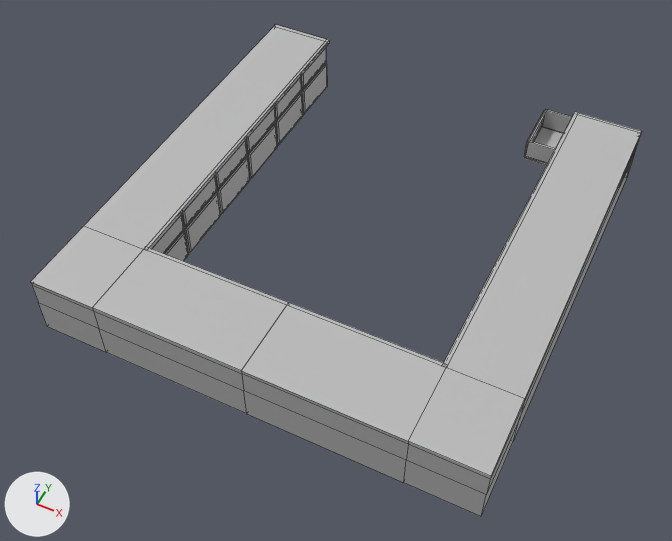
An edit to the FBX model Assets/Models/Static Mesh/STM_KitchenBench.fbx, drawn before and after from the same camera.
The view is the same before and after, from a 50 mm camera at (3.56, -9.37, 8.7) aimed at (-0.06, -2.13, -0.35). The lights are fixed; the arrows at lower left show +X, +Y and +Z. Mesh edges are drawn as thin lines. Where no turn or scale is listed for an object, it has been applied to the vertices. Vertices at the same position are counted once.

The scene before the commit, as lines of its bpy script (objects in view):
```python
me_mesh = bpy.data.meshes.new('Mesh')
me_mesh.from_pydata(...)  # 478 vertices, 448 faces; spans x -2.85..2.85, y -2.92..2.98, z -0.37..0.48
me_mesh.materials.append(mat_lambert1)  # grey #bcbcbc
# before: 463 (1.52, 2.9, 0.12) at pixel (541, 126), 465 (1.52, 2.17, 0.12) at pixel (525, 157), 467 (2.85, 2.17, 0.12) at pixel (619, 186), 469 (2.85, 2.9, 0.12) at pixel (633, 154), 472 (2.85, 2.17, 0.14) at pixel (620, 185)
# before: 474 (1.52, 2.17, 0.14) at pixel (525, 156), 475 (1.52, 2.9, 0.14) at pixel (542, 126), 477 (2.85, 2.9, 0.14) at pixel (634, 153)
ob_pcube62 = bpy.data.objects.new('pCube62', me_mesh)
ob_pcube62.location = (0.0, -1.62, 0.0)
```
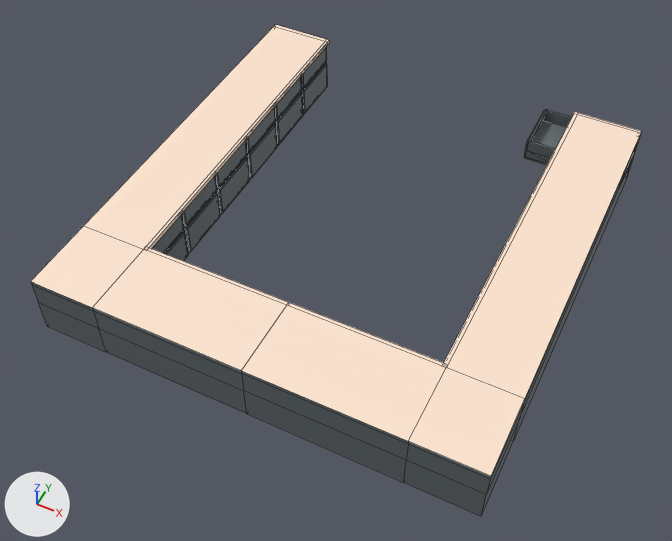
Pixel boxes (x1, y1, x2, y2) of what changed, in the pictures (672 x 541 px; the box of a moved part takes in the faces that stretch with it):
part 1 of me_mesh, moved or reshaped: before (531, 111, 633, 181); after (531, 111, 635, 183)
part 2 of me_mesh, recoloured: (31, 47, 641, 516) in both
part 3 of me_mesh, recoloured (grey to beige): (30, 25, 641, 476) in both

Diff of the bpy script that builds the scene:
```diff
--- a/Assets/Models/Static Mesh/STM_KitchenBench.fbx.py
+++ b/Assets/Models/Static Mesh/STM_KitchenBench.fbx.py
@@ mat_envgold_1 @@
+mat_envgold_1 = principled_material('EnvGold_1')
+mat_envgold_1.base_color = (1.0, 0.79, 0.64)  # beige #ffe6d1
@@ mat_envgray_5 @@
+mat_envgray_5 = principled_material('EnvGray_5')
+mat_envgray_5.base_color = (0.132, 0.157, 0.172)  # grey #666e73
@@ me_mesh @@
 # used by ob_pcube62; location = (0.0, -1.62, 0.0)
 # verts and faces of me_mesh; kept vertices keep their numbers, new ones are numbered from 478
-me_mesh.from_pydata(...)  # 478 vertices, 448 faces; spans x -2.85..2.85, y -2.92..2.98, z -0.37..0.48
+me_mesh.from_pydata(...)  # 480 vertices, 448 faces; spans x -2.85..2.85, y -2.92..2.98, z -0.37..0.48
+# me_mesh part 1
+delete_faces([(467, 469, 477, 472), (463, 475, 477, 469), (472, 477, 475, 474), (465, 467, 472, 474)])
+verts[474] = (1.52, 2.17, 0.24)  # moved, pixel (526, 150)
+verts[475] = (1.52, 2.9, 0.24)  # moved, pixel (543, 120)
+verts[478] = (2.85, 2.9, 0.24)  # pixel (635, 147)
+verts[479] = (2.85, 2.17, 0.24)  # pixel (621, 179)
+faces += [(467, 469, 478, 479), (463, 475, 478, 469), (474, 479, 478, 475), (465, 467, 479, 474)]  # mat_envgray_5 (grey #666e73)
+# me_mesh part 2: 390 faces spanning x -2.85..2.85, y -2.92..2.98, z -0.37..0.48 switch from mat_lambert1 (grey #bcbcbc) to mat_envgray_5 (grey #666e73)
+# me_mesh part 3: 54 faces spanning x -2.85..2.85, y -2.92..2.98, z 0.42..0.48 switch from mat_lambert1 (grey #bcbcbc) to mat_envgold_1 (beige #ffe6d1)
```
